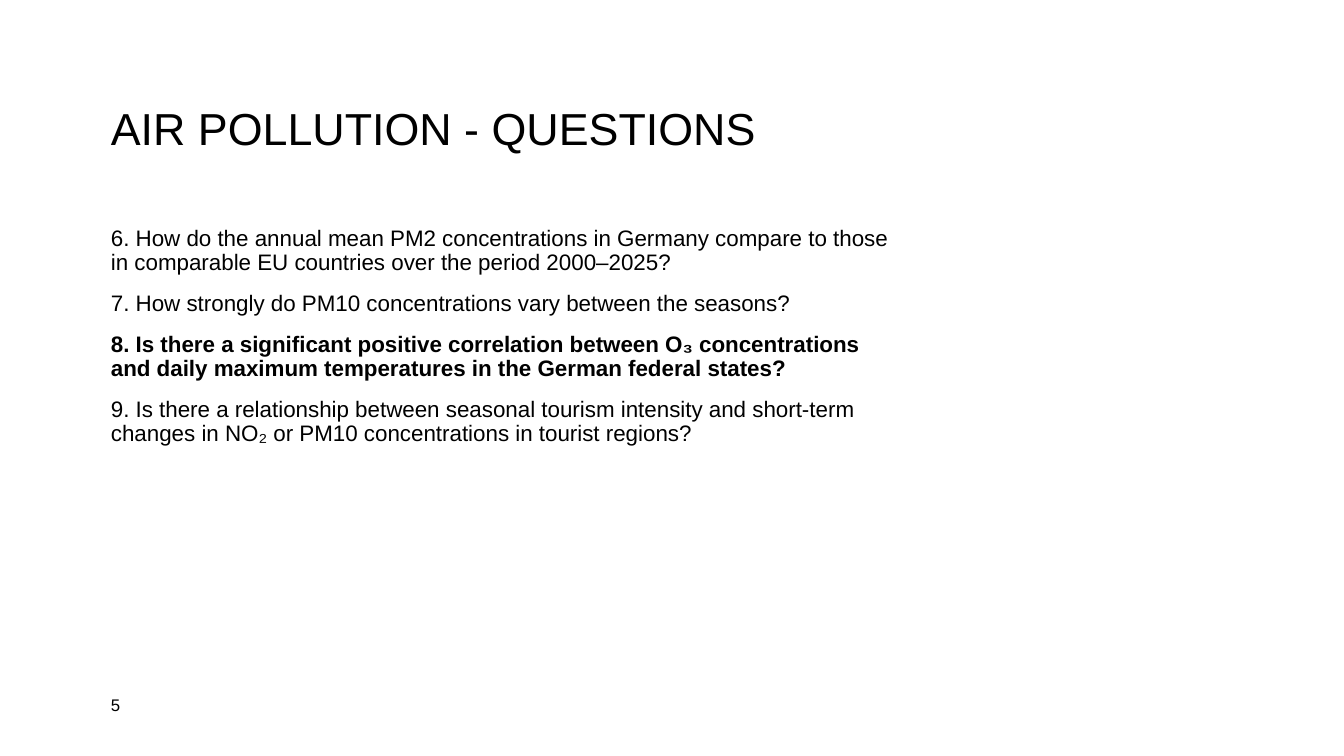
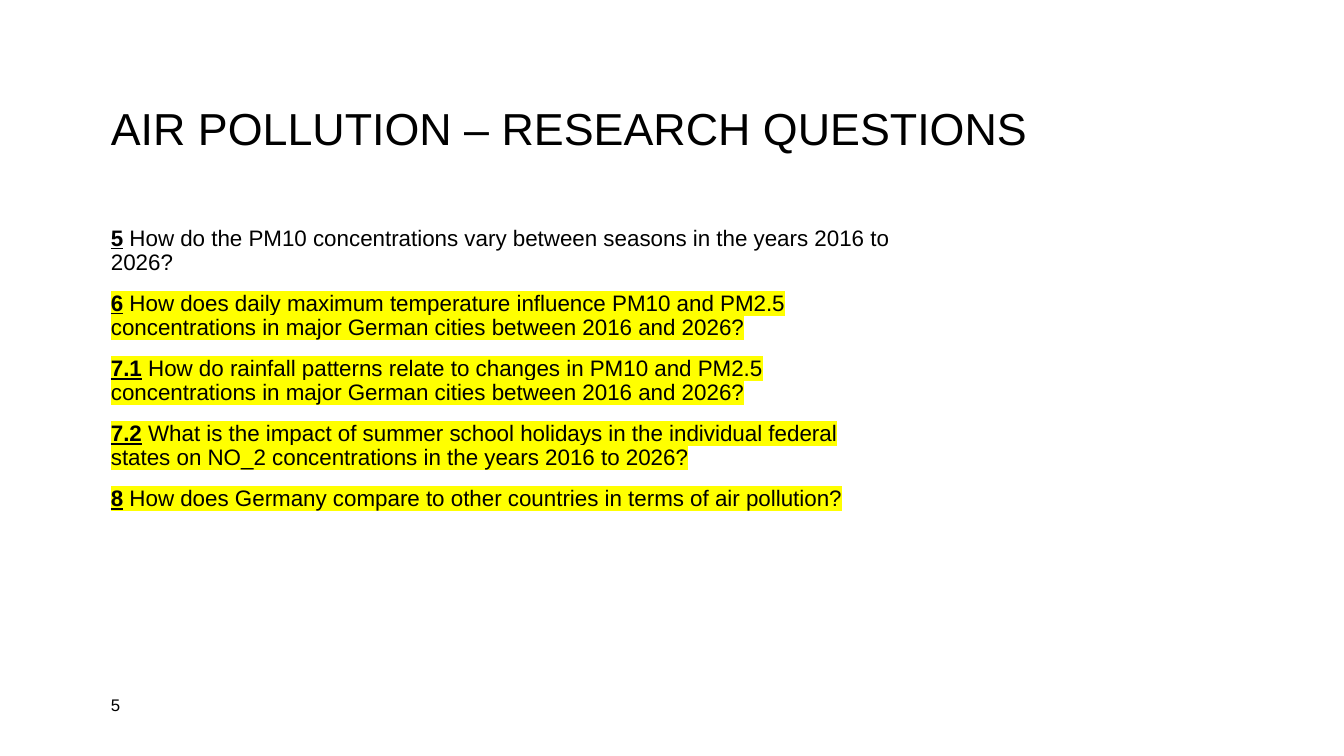
Before and after one commit to lennartklose96/DataScienceProject, a slide deck: slide 5 of Data-Science-Project2Präsi.pptx. Drawn at 1344x756 pixels with LibreOffice and Linux fonts; fonts in the diff are those of the drawing; background and template pictures are left out. Boxes give left, top, right and bottom in pixels: in the first picture for what was removed or moved away, otherwise in the second. Text is boxed around its words. In the diff, an @@ line names an element or a change of style, - is before the commit and + after.

```diff
--- a/Data-Science-Project2Präsi.pptx
+++ b/Data-Science-Project2Präsi.pptx
@@ title at box(111, 113, 1027, 154): text changed @@
-AIR POLLUTION - QUESTIONS
+AIR POLLUTION – RESEARCH QUESTIONS
@@ text at box(111, 229, 889, 511): text changed @@
-6. How do the annual mean PM2 concentrations in Germany compare to those in comparable EU countries over the period 2000–2025?
-7. How strongly do PM10 concentrations vary between the seasons?
-8. Is there a significant positive correlation between O₃ concentrations and daily maximum temperatures in the German federal states?
-9. Is there a relationship between seasonal tourism intensity and short-term changes in NO₂ or PM10 concentrations in tourist regions?
+5 How do the PM10 concentrations vary between seasons in the years 2016 to 2026?
+6 How does daily maximum temperature influence PM10 and PM2.5 concentrations in major German cities between 2016 and 2026?
+7.1 How do rainfall patterns relate to changes in PM10 and PM2.5 concentrations in major German cities between 2016 and 2026?
+7.2 What is the impact of summer school holidays in the individual federal states on NO_2 concentrations in the years 2016 to 2026?
+8 How does Germany compare to other countries in terms of air pollution?
```
Also in this commit, not shown: 5 other slides changed, 2 slides added, 1 slide removed, 1 other file.
